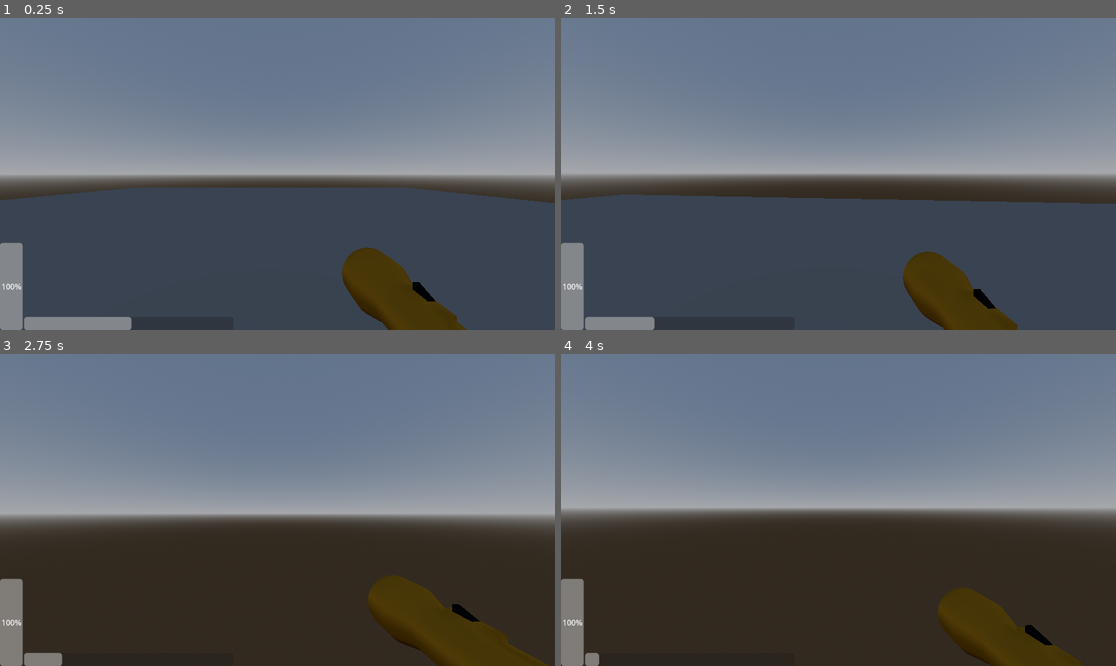
Above: before the commit, frames 1-4 (two rows, left to right).
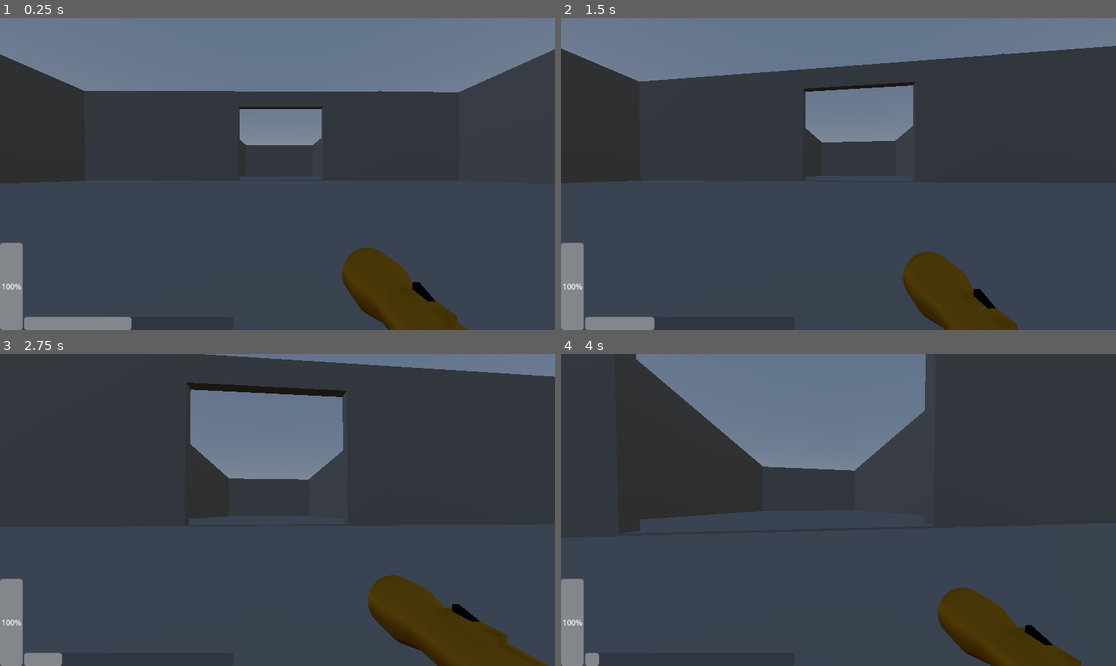
Above: after the commit, the same moments.

Repository: bradyholter/ONLYONE
Game: Godot game, scene res://levels/node_3d.tscn
Two runs of this game, one before a commit and one after it. Both use one fixed random seed, a clock stepped at 60 frames per second and the inputs below.
Inputs (mouse positions are in pixels of both pictures, inside the frame that each line leads up to):
- Up to frame 1 (0.25 s): no input
- Up to frame 2 (1.5 s): tap Enter (ui_accept) at 0.5, 0.77 s; move the mouse to (866, 174) at 0.52 s; hold Shift (sprint) 0.53-1.28 s; hold W (ui_up) from 0.53 s (still down); move the mouse to (810, 174) at 1.27 s; tap Shift (sprint) at 1.35 s
- Up to frame 3 (2.75 s): keep holding W (ui_up); tap Enter (ui_accept) at 1.52 s; move the mouse to (288, 503) at 2.02 s; hold Shift (sprint) from 2.03 s (still down)
- Up to frame 4 (4 s): keep holding W (ui_up); move the mouse to (832, 516) at 2.77 s; release Shift (sprint) at 2.78 s; tap Shift (sprint) at 2.85 s; tap Enter (ui_accept) at 3.02, 3.77 s; move the mouse to (877, 513) at 3.52 s; hold Shift (sprint) from 3.53 s (still down)

The runs differ from the first frame. In frame 1, 31% of the frame differs, in the area x 0-100%, y 10-60%; in frame 2, 39%; in frame 3, 84%, in the area x 0-100%, y 0-100%; in frame 4, 80%.

Commit message:
Map layout
Similar to the picture Chris sent, obviously will be changed and add internal structures

Diff:
--- a/oneshot/levels/node_3d.tscn
+++ b/oneshot/levels/node_3d.tscn
@@ -40,9 +40,111 @@
 [node name="DirectionalLight3D" type="DirectionalLight3D" parent="."]
 transform = Transform3D(1, 0, 0, 0, -0.0475946, 0.998867, 0, -0.998867, -0.0475946, 0, 51.3462, 0)
 light_energy = 0.0
-light_volumetric_fog_energy = 1.345
+light_volumetric_fog_energy = 1.123
 
 [node name="WorldEnvironment" type="WorldEnvironment" parent="."]
 environment = SubResource("Environment_1o5x8")
 camera_attributes = SubResource("CameraAttributesPractical_7qh1q")
 compositor = SubResource("Compositor_euk3g")
+
+[node name="Map" type="Node3D" parent="."]
+
+[node name="Floor" type="CSGCombiner3D" parent="Map"]
+use_collision = true
+
+[node name="CSGBox3D" type="CSGBox3D" parent="Map/Floor"]
+transform = Transform3D(56.9952, 0, 0, 0, 0.787706, 0, 0, 0, 41.8233, 0.0696106, -0.244713, -0.574231)
+size = Vector3(1, 1, 0.957397)
+
+[node name="CSGBox3D2" type="CSGBox3D" parent="Map/Floor"]
+transform = Transform3D(27.345, 0, 0, 0, 0.1, 0, 0, 0, 22.1259, -44.9582, 0.138503, 0.11393)
+size = Vector3(1.21289, 1, 1)
+
+[node name="CSGBox3D3" type="CSGBox3D" parent="Map/Floor"]
+transform = Transform3D(34.353, 0, 0, 0, 0.766553, 0, 0, 0, 43.8072, 1.2443, -0.244713, -42.0437)
+size = Vector3(0.847534, 1, 1)
+
+[node name="CSGBox3D4" type="CSGBox3D" parent="Map/Floor"]
+transform = Transform3D(38.4126, 0, 0, 0, 0.651211, 0, 0, 0, 21.7854, 47.5438, -0.166478, 0.324198)
+
+[node name="MainWalls" type="CSGCombiner3D" parent="Map"]
+
+[node name="CSGBox3D" type="CSGBox3D" parent="Map/MainWalls"]
+transform = Transform3D(0.00413209, 0.00402587, -39.4271, -0.00125551, 12.0259, 0.0127718, 0.691697, 0.0218044, 0.235554, 0.0748934, 6.47476, 19.7334)
+use_collision = true
+size = Vector3(1, 1.16046, 1.43498)
+
+[node name="CSGBox3D2" type="CSGBox3D" parent="Map/MainWalls"]
+transform = Transform3D(0.00413209, 0.00402587, -39.4271, -0.00125551, 12.0259, 0.0127718, 0.691697, 0.0218044, 0.235554, 0.0748934, 6.47476, -20.1351)
+use_collision = true
+size = Vector3(1, 1.16046, 1.43498)
+
+[node name="CSGBox3D3" type="CSGBox3D" parent="Map/MainWalls"]
+transform = Transform3D(-0.691688, -0.0217966, -0.311247, -0.00125551, 12.0259, 0.0127718, 0.00546002, 0.00406773, -39.4266, 28.3336, 6.4764, -0.207442)
+use_collision = true
+size = Vector3(1, 1.16046, 1.01848)
+
+[node name="CSGBox3D4" type="CSGBox3D" parent="Map/MainWalls"]
+transform = Transform3D(-0.691688, -0.0217966, -0.311247, -0.00125551, 12.0259, 0.0127718, 0.00546002, 0.00406773, -39.4266, -28.2613, 6.47638, -0.130437)
+use_collision = true
+size = Vector3(1, 1.16046, 1.02239)
+
+[node name="CSGBox3D5" type="CSGBox3D" parent="Map/MainWalls"]
+transform = Transform3D(2.4384, 0, 0, 0, 0.818661, 0, 0, 0, 12.6846, -28.1754, 5.70374, 0)
+operation = 2
+size = Vector3(1, 13.3326, 1)
+
+[node name="CSGBox3D6" type="CSGBox3D" parent="Map/MainWalls"]
+transform = Transform3D(2.4384, 0, 0, 0, 0.818661, 0, 0, 0, 12.6846, 28.4208, 5.70374, 0)
+operation = 2
+size = Vector3(1, 13.3326, 1)
+
+[node name="CSGBox3D7" type="CSGBox3D" parent="Map/MainWalls"]
+transform = Transform3D(-0.0017875, 0, -12.6846, 0, 0.818661, 0, 2.4384, 0, -0.0092986, 1.0055, 5.70374, -20.2436)
+operation = 2
+size = Vector3(1, 13.3326, 1)
+
+[node name="RoomFront" type="CSGCombiner3D" parent="Map"]
+use_collision = true
+
+[node name="CSGBox3D" type="CSGBox3D" parent="Map/RoomFront"]
+transform = Transform3D(0.548354, 0, 0, 0, 9.01726, 0, 0, 0, 46.8118, -13.3282, 6.37787, -41.8583)
+size = Vector3(1, 1.59732, 0.93512)
+
+[node name="CSGBox3D2" type="CSGBox3D" parent="Map/RoomFront"]
+transform = Transform3D(0.548354, 0, 0, 0, 9.01726, 0, 0, 0, 46.8118, 15.9425, 6.37787, -41.8583)
+size = Vector3(1, 1.59732, 0.93512)
+
+[node name="CSGBox3D3" type="CSGBox3D" parent="Map/RoomFront"]
+transform = Transform3D(32.7793, 0, 0, 0, 1.86479, 0, 0, 0, 1, 1.32846, 6.24815, -63.7961)
+size = Vector3(0.918945, 7.70117, 1)
+
+[node name="LeftRoom" type="CSGCombiner3D" parent="Map"]
+use_collision = true
+
+[node name="CSGBox3D" type="CSGBox3D" parent="Map/LeftRoom"]
+transform = Transform3D(29.2411, 0, 0, 0, 0.962496, 0, 0, 0, 0.760057, -44.9538, 6.60875, 10.8566)
+size = Vector3(1.12323, 14.7325, 1)
+
+[node name="CSGBox3D2" type="CSGBox3D" parent="Map/LeftRoom"]
+transform = Transform3D(29.2411, 0, 0, 0, 0.962496, 0, 0, 0, 0.760057, -44.9538, 6.60875, -11.0892)
+size = Vector3(1.12323, 14.7325, 1)
+
+[node name="CSGBox3D3" type="CSGBox3D" parent="Map/LeftRoom"]
+transform = Transform3D(1.0034, 0, 0, 0, 2.70291, 0, 0, 0, 22.8463, -60.8883, 6.08922, 0)
+size = Vector3(1, 5.521, 1)
+
+[node name="RightRoom" type="CSGCombiner3D" parent="Map"]
+use_collision = true
+
+[node name="CSGBox3D" type="CSGBox3D" parent="Map/RightRoom"]
+transform = Transform3D(33.1677, 0, 0, 0, 1, 0, 0, 0, 0.760804, 47.7281, 6.46629, 10.8429)
+size = Vector3(1.15283, 13.9326, 1)
+
+[node name="CSGBox3D2" type="CSGBox3D" parent="Map/RightRoom"]
+transform = Transform3D(33.1677, 0, 0, 0, 1, 0, 0, 0, 0.760804, 47.7281, 6.46629, -10.2862)
+size = Vector3(1.15283, 13.9326, 1)
+
+[node name="CSGBox3D3" type="CSGBox3D" parent="Map/RightRoom"]
+transform = Transform3D(1, 0, 0, 0, 1, 0, 0, 0, 20.8751, 66.2802, 6.50346, 0)
+size = Vector3(1, 14.0069, 1)
